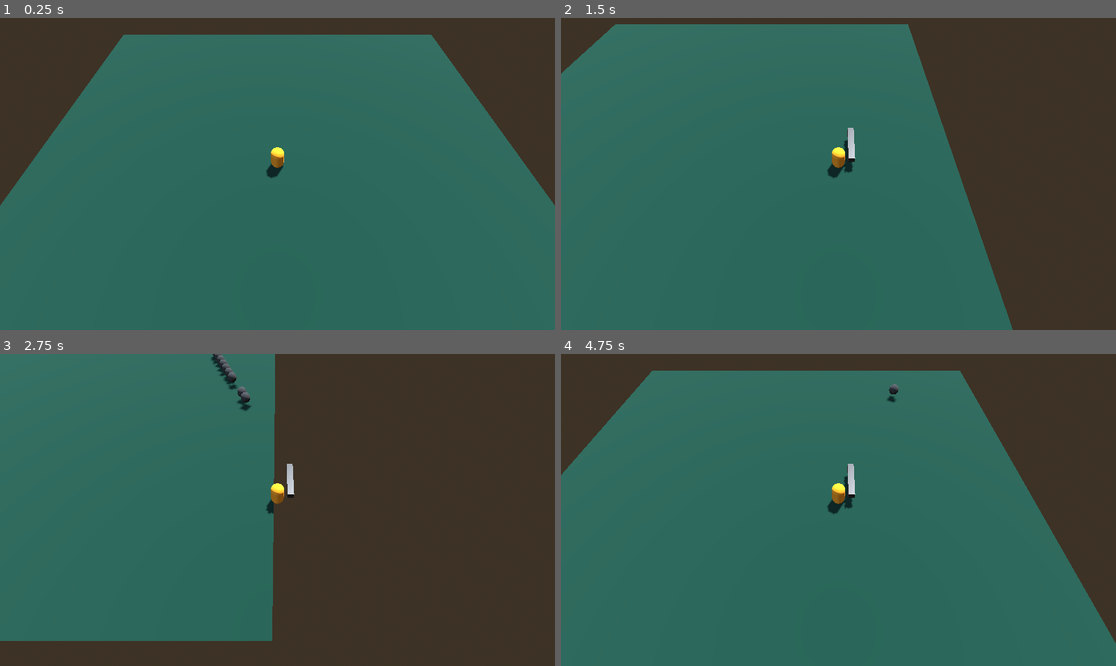
Above: before the commit, frames 1-4 (two rows, left to right).
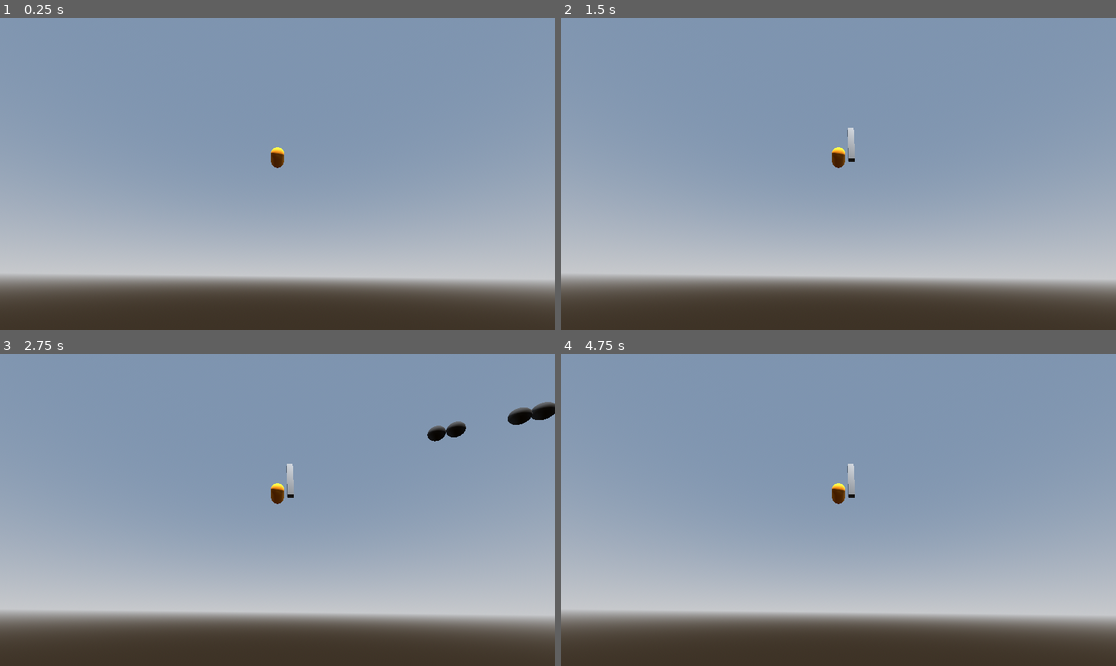
Above: after the commit, the same moments.

Repository: takkiemon/AJTowerSurge
Game: Godot game, scene res://main_test_scene.tscn
Two runs of this game, one before a commit and one after it. Both use one fixed random seed, a clock stepped at 60 frames per second and the inputs below.
Inputs (mouse positions are in pixels of both pictures, inside the frame that each line leads up to):
- Up to frame 1 (0.25 s): no input
- Up to frame 2 (1.5 s): tap Enter at 0.5 s; move the mouse to (960, 158) at 0.52 s; hold D (move_right) 0.53-1.28 s; hold F (add_or_remove_gun) 0.53-1.28 s; move the mouse to (727, 189) at 1.27 s; hold S (move_down) from 1.28 s (still down); tap F (add_or_remove_gun) at 1.35 s
- Up to frame 3 (2.75 s): move the mouse to (333, 441) at 2.02 s; release S (move_down) at 2.03 s; press the mouse at (333, 441) at 2.03 s; hold D (move_right) from 2.03 s (still down); tap F (add_or_remove_gun) at 2.3 s
- Up to frame 4 (4.75 s): move the mouse to (810, 572) at 2.77 s; release D (move_right) at 2.78 s; release the mouse at (810, 572) at 2.78 s; hold W (move_up) 2.78-3.53 s; tap F (add_or_remove_gun) at 2.85, 4.55 s; move the mouse to (1005, 556) at 3.52 s; hold F (add_or_remove_gun) 3.53-4.28 s; hold A (move_left) from 3.53 s (still down); move the mouse to (672, 463) at 4.27 s; click (672, 463) at 4.35 s

The runs differ from the first frame. In frame 1, 100% of the frame differs, in the area x 0-100%, y 0-100%; in frame 2, 98%; in frame 3, 91%; in frame 4, 100%.
Error before the commit: Invalid access to property or key 'angleto' on a base object of type 'Vector3'. (res://player_movement.gd:83)

Commit message:
wip fixing _look_at_mouse function; remove prints regarding guns adding and removing

Diff:
--- a/player_movement.gd
+++ b/player_movement.gd
@@ -11,6 +11,13 @@
 var rayOrigin = Vector3.ZERO
 var rayEnd = Vector3.ZERO
 var _has_test_gun = false
+
+# idk lmao
+var space_state = null
+var mouse_position = Vector2.ZERO
+var params = PhysicsRayQueryParameters3D.new()
+var intersection = PhysicsRayQueryParameters3D.new()
+var pos = Vector3.ZERO
 
 func _physics_process(_delta):
 	_add_or_remove_gun()
@@ -45,39 +52,39 @@
 		move_and_slide()
 
 func _add_or_remove_gun():
-	print("checking ADD||RMV-GUN...")
 	if Input.is_action_pressed("add_or_remove_gun"):
-		print("PRESS ADD||RMV-GUN")
 		if !_has_test_gun:
 			_has_test_gun = true
-			print("ADD GUN START")
 			var gun_instance := test_gun_scene.instantiate() as Node3D
 			add_child(gun_instance)
 			gun_instance.position = Vector3(1, 0, 0)
 			gun_instance.name = "test_gun"
-			print("ADD GUN END")
 		else:
 			_has_test_gun = false
-			print("RMV GUN START")
 			var test_gun = get_node("test_gun")
 			test_gun.remove_child(test_gun)
-			print("RMV GUN END")
 
 func _look_at_mouse():
 	#getting the current phyisics state
-	var space_state = get_world_3d().direct_space_state
+	space_state = get_world_3d().direct_space_state
 	#getting the current mouse position
-	var mouse_position = get_viewport().get_mouse_position()
+	mouse_position = get_viewport().get_mouse_position()
 
 	rayOrigin = camera.project_ray_origin(mouse_position)
 
 	rayEnd = rayOrigin + camera.project_ray_normal(mouse_position) * 2000
-	var params = PhysicsRayQueryParameters3D.new()
+	params = PhysicsRayQueryParameters3D.new()
 	params.from = rayOrigin
 	params.to = rayEnd
-	var intersection = space_state.intersect_ray(params)
+	intersection = space_state.intersect_ray(params)
 
-	var pos = intersection.position
-	forward = Vector3(pos.x, 0, pos.z)
+	# Somehow this crashes without the check. I'm not even sure it's ever true
+	if intersection.has('position'): # OK, so the issue is that we only check for intersection with the player? Pretty sure I'm trying to find intersection with the screen or the ground or something
+		print("YES intersect")
+		pos = intersection["position"]
+		forward = Vector3(pos.x, pos.y, pos.z)
 	#rotation = forward
-	rotation = forward.angleto
+	#rotation = forward.angle_to()
+		rotation = forward
+	else:
+		print("NO intersect")
